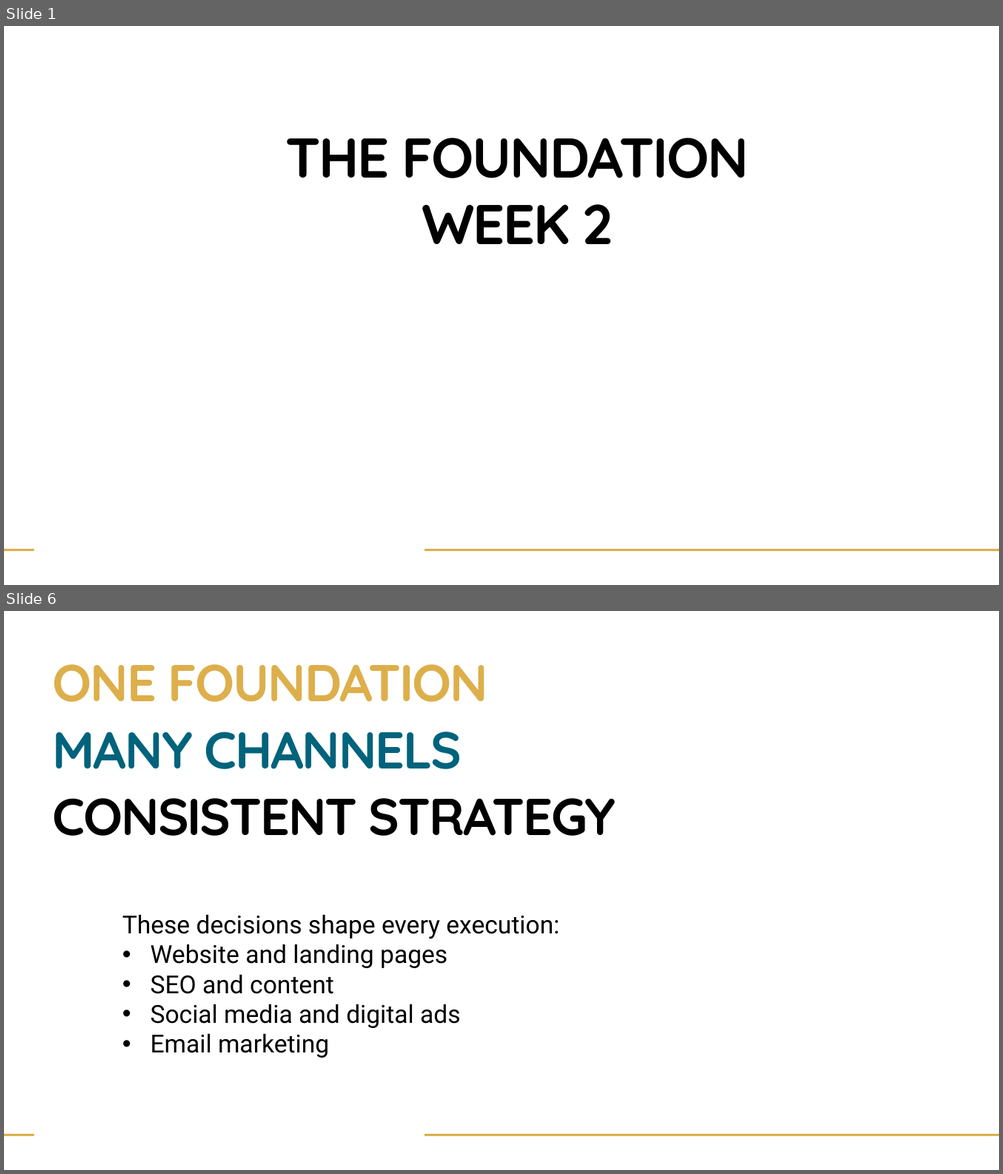
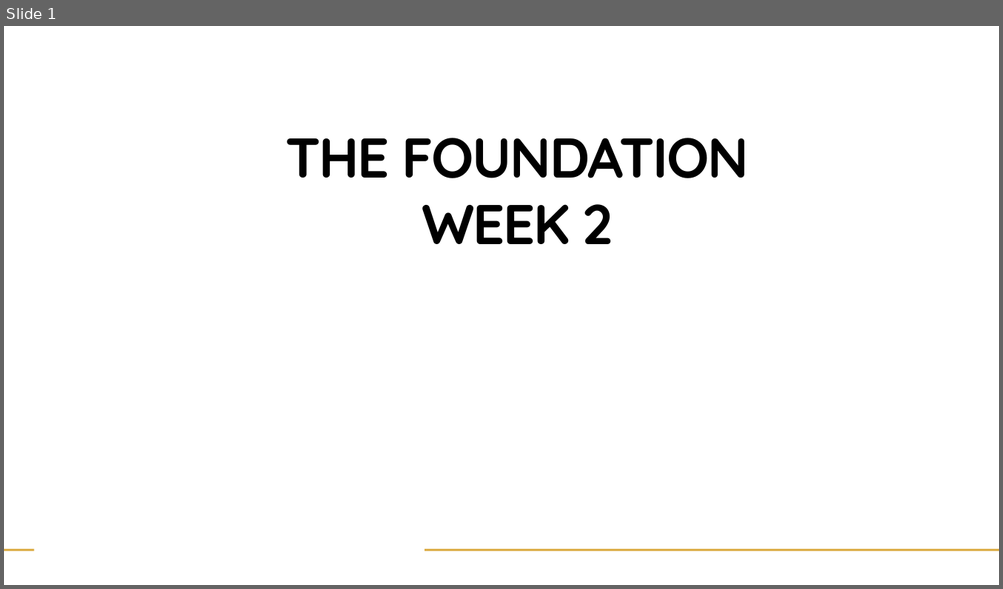
Before and after one commit to kindawilson/digitalmarketing, a slide deck: Week 2/The Foundation - Week 2.pptx. Shown one above the other, each under a label of ours: slides 1 and 6 before the commit, slide 1 after it; the slides between them are not shown. The pictures are 1003x1174 and 1003x589 pixels, drawn with LibreOffice and Linux fonts; fonts in the diff are those of the drawing; background and template pictures are left out. Boxes give left, top, right and bottom in pixels: in the first picture for what was removed or moved away, otherwise in the second. Text is boxed around its words. In the diff, an @@ line names an element or a change of style, - is before the commit and + after.

```diff
--- a/Week 2/The Foundation - Week 2.pptx
+++ b/Week 2/The Foundation - Week 2.pptx
@@ slide 6 removed at (4,611,999,1170), background #FFFFFF @@
@@ text removed at (53,664,489,702) @@
-ONE FOUNDATION
@@ text removed at (53,732,462,769) @@
-MANY CHANNELS
@@ text removed at (53,798,615,836) @@
-CONSISTENT STRATEGY
@@ text removed at (122,914,559,1058) @@
-These decisions shape every execution:
-• Website and landing pages
-• SEO and content
-• Social media and digital ads
-• Email marketing
@@ line removed from (4, 1136) to (34, 1136) @@
@@ line removed from (425, 1136) to (999, 1136) @@
```
Also in this commit, not shown: 15 slides changed, 2 slides added, 1 other slide removed, 1 other file.
